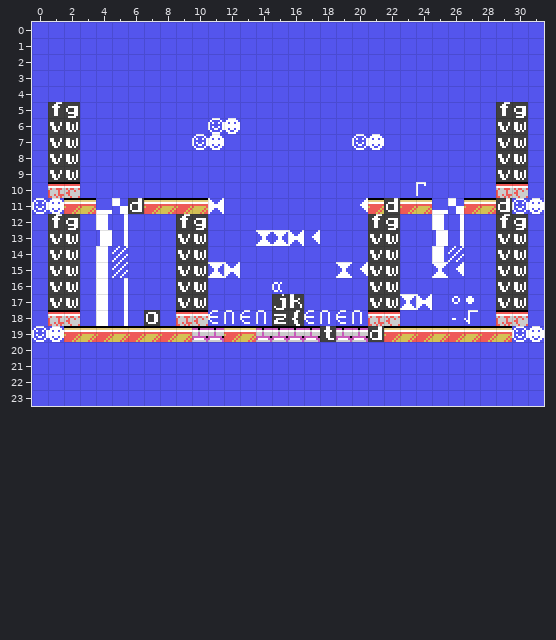
Two versions of a level (Tiled map, games/stevedore/maps/stage_02.tmx). The picture above is the old version.
Cells are 8x8 px. Shown: x 0..31, y 0..23.
New version:
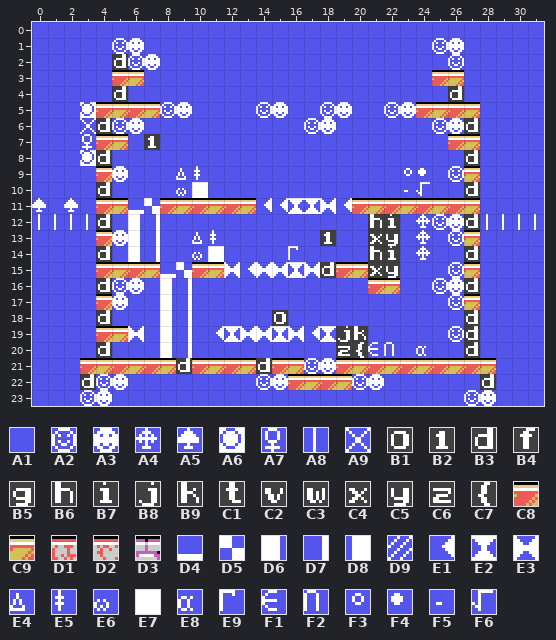
Key: from "charset": A1 0, A2 1, A3 2, A4 5, A5 6, A6 10, A7 12, A8 22, A9 28, B1 48, B2 49, B3 100, B4 102, B5 103, B6 104, B7 105, B8 106, B9 107, C1 116, C2 118, C3 119, C4 120, C5 121, C6 122, C7 123, C8 132, C9 133, D1 134, D2 135, D3 138, D4 192, D5 193, D6 200, D7 201, D8 202, D9 203, E1 208, E2 209, E3 210, E4 216, E5 217, E6 218, E7 219, E8 224, E9 226, F1 238, F2 239, F3 248, F4 249, F5 250, F6 251.
__ is an empty cell.
Tiles replaced or removed in this view: A1, A2, A3, B1, B3, B4, B5, B8, B9, C1, C2, C3, C6, C7, C8, C9, D1, D2, D3, D4, D5, D6, D7, D8, D9, E1, E2, E3, E8, E9, F1, F2, F3, F4, F5, F6.
Commit: Stage select (menu) improvements
Diff:
Changed rows in their new state; .. is an unchanged cell.
Layer "Capa de Patrones 1":
first column x 0:
 1 .. .. .. .. .. A2 A3 .. .. .. .. .. .. .. .. .. .. .. .. .. .. .. .. .. .. A2 A3 .. .. .. .. ..
 2 .. .. .. .. .. B3 A2 A3 .. .. .. .. .. .. .. .. .. .. .. .. .. .. .. .. .. .. A2 .. .. .. .. ..
 3 .. .. .. .. .. C8 C9 .. .. .. .. .. .. .. .. .. .. .. .. .. .. .. .. .. .. C8 C9 .. .. .. .. ..
 4 .. .. .. .. .. B3 .. .. .. .. .. .. .. .. .. .. .. .. .. .. .. .. .. .. .. .. B3 .. .. .. .. ..
 5 .. A1 A1 A6 C8 C9 C8 C9 A2 A3 .. .. .. .. A2 A3 .. .. A2 A3 .. .. A2 A3 C8 C9 C8 C9 .. A1 A1 ..
 6 .. A1 A1 A9 B3 A2 A3 .. .. .. .. A1 A1 .. .. .. .. A2 A3 .. .. .. .. .. .. A2 A3 B3 .. A1 A1 ..
 7 .. A1 A1 A7 C8 C9 .. B2 .. .. A1 A1 .. .. .. .. .. .. .. .. A1 A1 .. .. .. .. C8 C9 .. A1 A1 ..
 8 .. A1 A1 A6 B3 .. .. .. .. .. .. .. .. .. .. .. .. .. .. .. .. .. .. .. .. .. .. B3 .. A1 A1 ..
 9 .. A1 A1 .. C8 A3 .. .. .. E4 E5 .. .. .. .. .. .. .. .. .. .. .. .. F3 F4 .. A2 C9 .. A1 A1 ..
10 .. A1 A1 .. B3 .. .. .. .. E6 E7 .. .. .. .. .. .. .. .. .. .. .. .. F5 F6 .. .. B3 .. A1 A1 ..
11 A5 A1 A5 A1 C8 C9 D4 D5 C8 C9 C8 C9 C8 C9 E1 E1 E2 E2 E3 E1 C8 C9 C8 C9 C8 C9 C8 C9 A1 A1 A1 A1
12 A8 A8 A8 A8 B3 A1 D6 D7 .. A1 A1 .. .. .. .. .. .. .. .. .. .. B6 B7 .. A4 A2 A3 B3 A8 A8 A8 A8
13 .. A1 A1 .. C8 A3 D6 D7 .. A1 E4 E5 .. .. A1 A1 A1 A1 B2 .. .. C4 C5 .. A4 A1 A2 C9 .. A1 A1 ..
14 .. A1 A1 .. B3 A1 D6 D7 .. A1 E6 E7 .. .. .. .. E9 .. .. .. .. B6 B7 .. A4 A1 A1 B3 .. A1 A1 ..
15 .. A1 A1 .. C8 C9 C8 C9 D4 D5 C8 C9 .. E1 E3 E3 E2 E3 B3 C8 C9 C4 C5 .. .. A1 A2 C9 .. A1 A1 ..
16 .. A1 A1 .. B3 A2 A3 .. D6 D7 A1 .. .. .. .. A1 .. .. .. .. .. C8 C9 .. .. A2 A3 B3 .. A1 A1 ..
17 .. A1 A1 .. C8 A3 .. .. D6 D7 A1 .. .. .. .. A1 A1 .. .. .. .. A1 A1 A1 A1 .. A2 C9 .. A1 A1 ..
18 .. A1 A1 .. B3 A1 .. A1 D6 D7 A1 A1 A1 A1 A1 B1 A1 A1 A1 A1 A1 A1 A1 .. .. .. A1 B3 .. A1 A1 ..
19 A1 A1 A1 A1 .. .. E3 A1 D6 D7 A1 E1 E2 E3 E3 E2 E3 E1 E2 B8 B9 A1 A1 A1 A1 A1 A2 B3 A1 A1 A1 A1
20 .. .. .. .. B3 .. .. .. D6 D7 .. .. .. .. .. .. .. .. .. C6 C7 F1 F2 .. E8 .. .. B3 .. .. .. ..
21 .. .. .. C8 C9 C8 C9 C8 C9 B3 C8 C9 C8 C9 B3 C8 C9 A2 A3 C8 C9 C8 C9 C8 C9 C8 C9 C8 C9 .. .. ..
22 .. .. .. B3 A2 A3 .. .. .. .. .. .. .. .. A2 A3 C8 C9 C8 C9 A2 A3 .. .. .. .. .. .. B3 .. .. ..
23 .. .. .. A2 A3 .. .. .. .. .. .. .. .. .. .. .. .. .. .. .. .. .. .. .. .. .. .. A2 A3 .. .. ..
Boxes around the changes in both pictures, in picture pixels (x1, y1, x2, y2):
changed: (32, 38, 544, 406)
